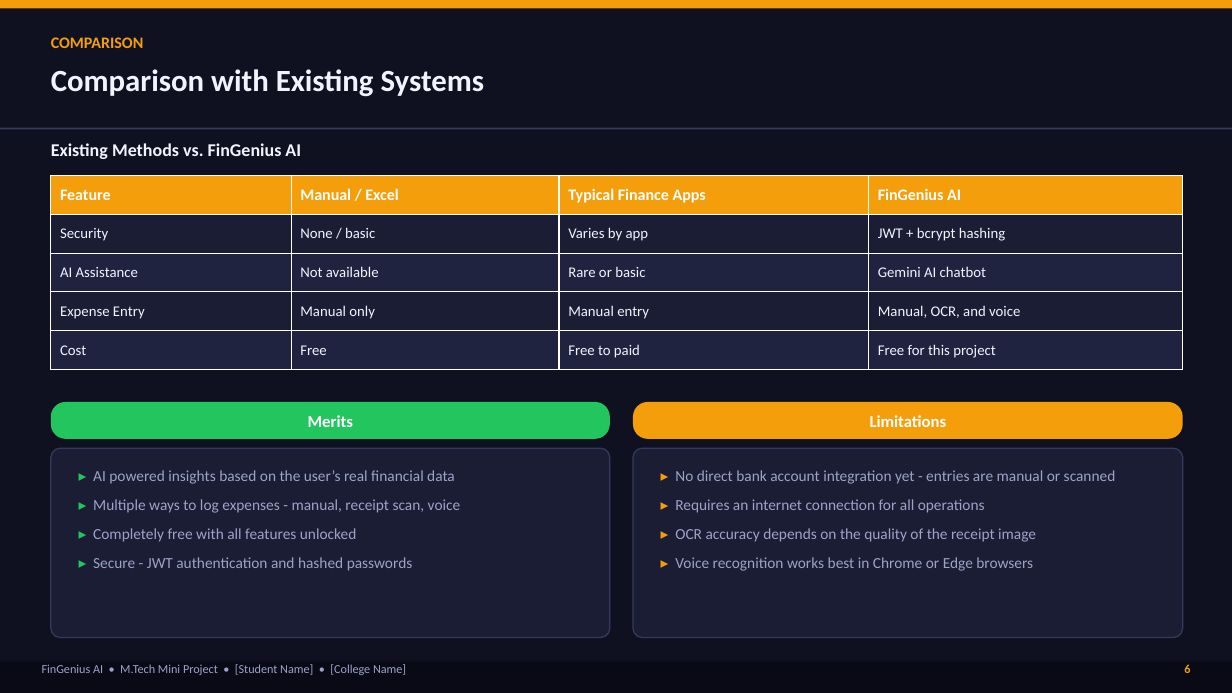
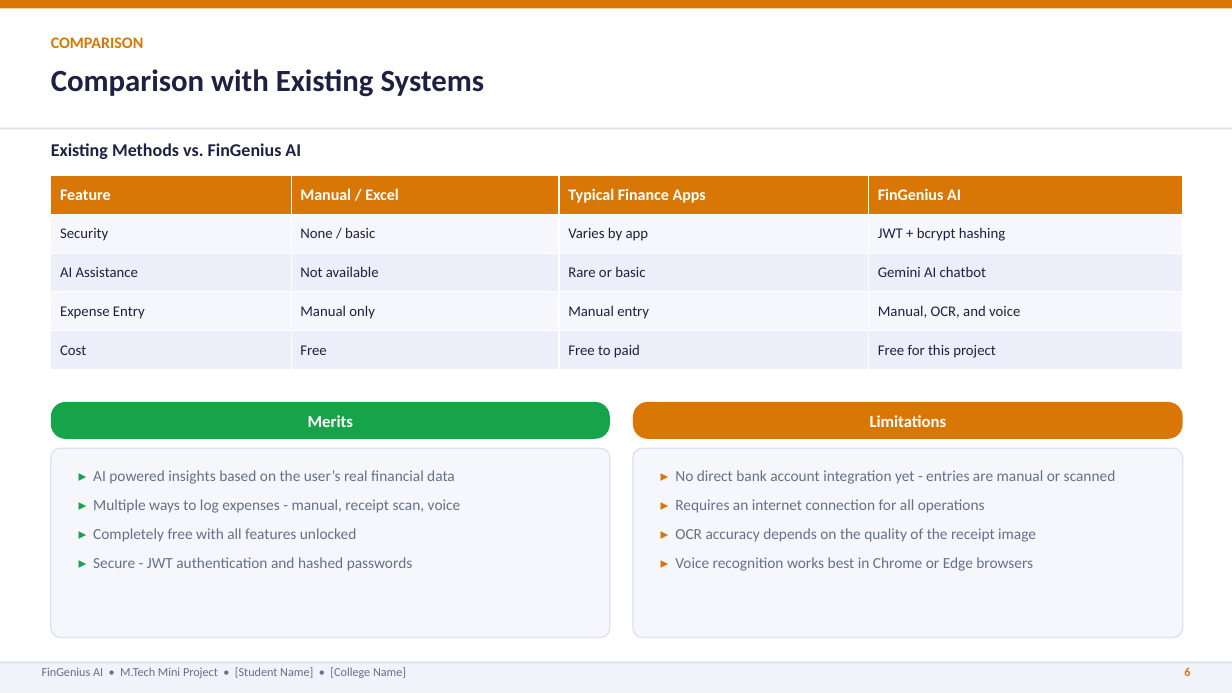
Before and after one commit to seshapriyan44/summa2, a slide deck: slide 7 of FinGenius_AI_Seminar_Presentation.pptx. Drawn at 1232x693 pixels with LibreOffice and Linux fonts; fonts in the diff are those of the drawing. Boxes give left, top, right and bottom in pixels: in the first picture for what was removed or moved away, otherwise in the second. Text is boxed around its words. In the diff, an @@ line names an element or a change of style, - is before the commit and + after.

Commit message:
Change PPT color scheme from dark to light theme
- Replaced the dark glassmorphism background (#0F1120) with a white
  background and light card panels (#F6F7FC / #ECEEFA)
- Kept the same FinGenius AI brand accent colors (indigo, green, amber)
  but adjusted them to slightly deeper shades for contrast on white
- Text colors switched to dark navy-charcoal on light background instead
  of light text on dark background
- Title slide now uses a soft indigo-tinted hero band instead of a solid
  dark hero block
- Footer strip lightened to match; page number and eyebrow labels stay
  in the accent colors for visual consistency
- Same 8-slide structure/format retained throughout - only the color
  scheme changed as requested

```diff
--- a/FinGenius_AI_Seminar_Presentation.pptx
+++ b/FinGenius_AI_Seminar_Presentation.pptx
@@ rectangle at <box>0,0,1232,8</box>: fill #F59E0B to #D97706 @@
@@ rectangle removed at <box>0,0,1232,693</box> @@
@@ text "COMPARISON" at <box>51,37,144,48</box>: text colour #F59E0B to #D97706 @@
@@ text "Comparison with Existing Systems" at <box>51,69,485,97</box>: text colour #F1F3FF to #1E2140 @@
@@ rectangle at <box>0,128,1232,129</box>: fill #353A5C to #DDE1F2 @@
@@ text "Existing Methods vs. FinGenius AI" at <box>51,143,301,159</box>: text colour #F1F3FF to #1E2140 @@
@@ table at <box>51,176,1183,370</box> @@
@@ fill #F59E0B to #D97706 in row 1 @@
@@ fill #1A1D33 to #F6F7FC in 8 cells @@
@@ fill #20233F to #ECEEFA in 8 cells @@
@@ text colour #F1F3FF to #1E2140 in "Security", "None / basic", "Varies by app", "JWT + bcrypt hashing" and 12 more places @@
@@ rounded rectangle "Merits" at <box>51,402,610,439</box>: fill #22C55E to #16A34A @@
@@ rounded rectangle "Limitations" at <box>633,402,1183,439</box>: fill #F59E0B to #D97706 @@
@@ rounded rectangle at <box>51,448,610,638</box>: fill #1A1D33 to #F6F7FC; outline #353A5C 1 pt to #DDE1F2 1 pt @@
@@ rounded rectangle at <box>633,448,1183,638</box>: fill #1A1D33 to #F6F7FC; outline #353A5C 1 pt to #DDE1F2 1 pt @@
@@ text "▸ AI powered insights based ..." at <box>93,470,461,571</box>: text colour #22C55E to #16A34A in "▸", "▸", "▸", "▸"; text colour #9CA3C7 to #64708A @@
@@ text "▸ No direct bank account ..." at <box>675,470,1116,571</box>: text colour #F59E0B to #D97706 in "▸", "▸", "▸", "▸"; text colour #9CA3C7 to #64708A @@
@@ rectangle at <box>0,662,1232,693</box>: fill #090A16 to #F1F2FA @@
@@ rectangle added at <box>0,662,1232,664</box>, fill #DDE1F2 @@
@@ text "FinGenius AI • M.Tech Mini ..." at <box>42,667,406,678</box>: text colour #9CA3C7 to #64708A @@
@@ text "6" at <box>1184,667,1190,676</box>: text colour #F59E0B to #D97706 @@
```
Also in this commit, not shown: 7 other slides changed, 1 other file.
